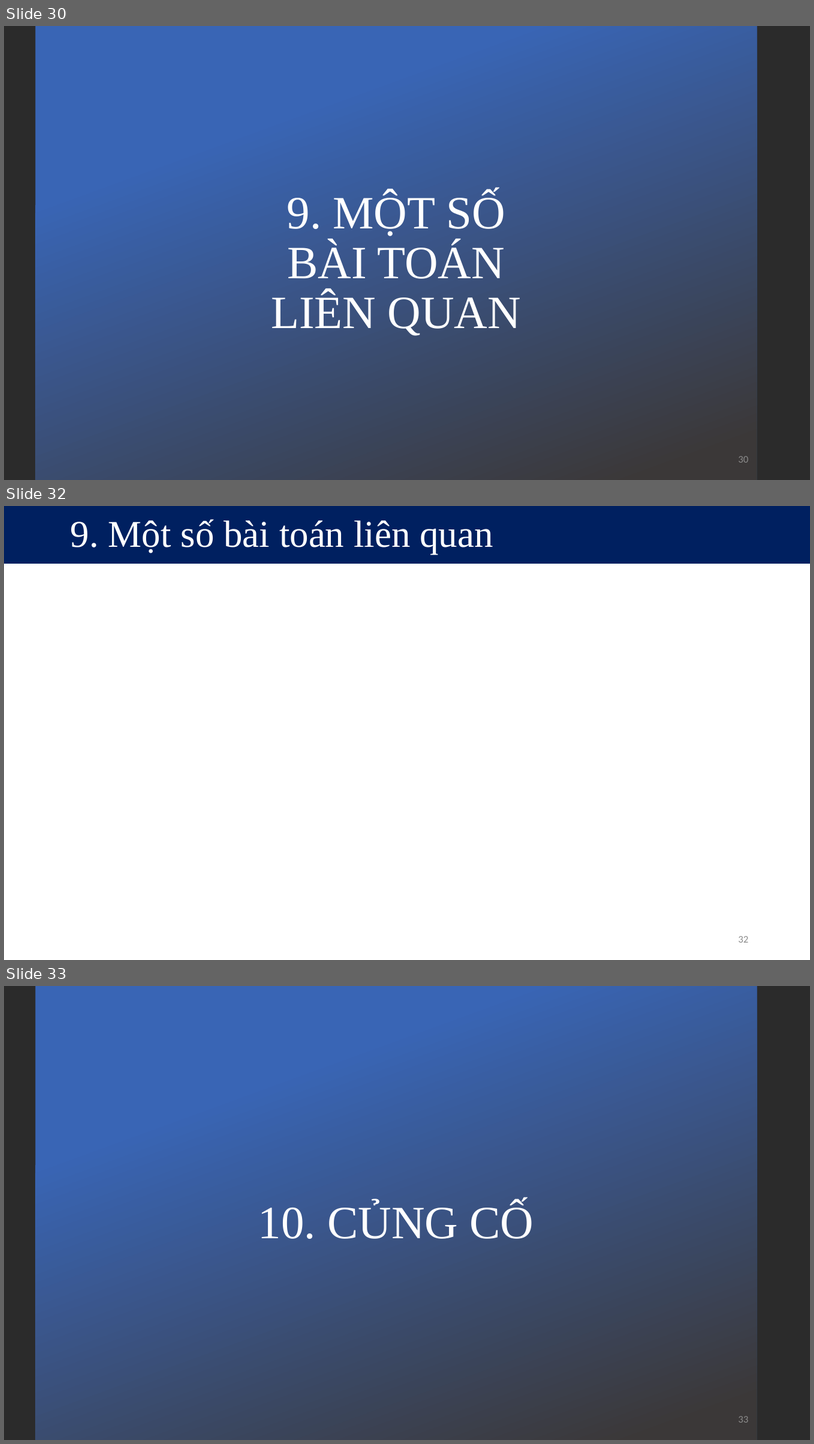
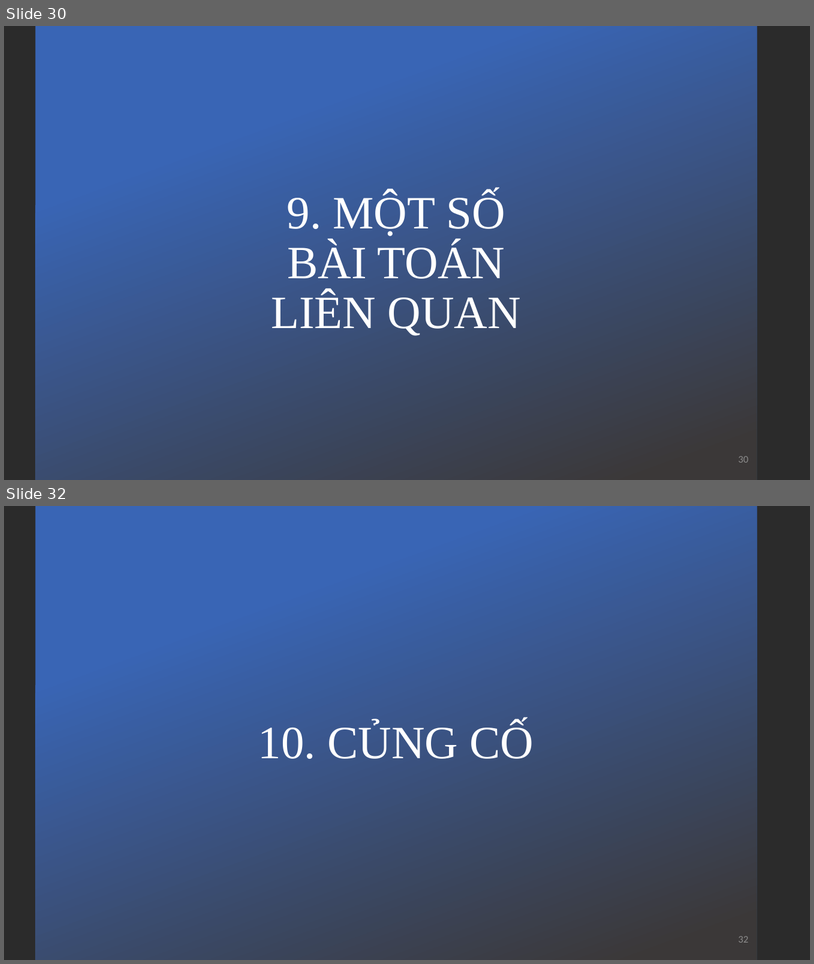
Before and after one commit to kieuconghau/lthdt-18clc1-09, a slide deck: Design Patterns/Design Patterns [Official]/Visitor/Visitor Design Pattern [Official].pptx. Shown one above the other, each under a label of ours: slides 30, 32 and 33 before the commit, slides 30 and 32 after it; the slides between them are not shown. The pictures are 814x1444 and 814x964 pixels, drawn with LibreOffice and Linux fonts; fonts in the diff are those of the drawing; background and template pictures are left out; a plain dark background stands for a picture behind light text. Boxes give left, top, right and bottom in pixels: in the first picture for what was removed or moved away, otherwise in the second. Text is boxed around its words. In the diff, an @@ line names an element or a change of style, - is before the commit and + after.

```diff
--- a/Design Patterns/Design Patterns [Official]/Visitor/Visitor Design Pattern [Official].pptx
+++ b/Design Patterns/Design Patterns [Official]/Visitor/Visitor Design Pattern [Official].pptx
@@ slide 32 removed at (4, 506, 810, 960), background #FFFFFF @@
@@ title removed at (4, 506, 810, 564) @@
-9. Một số bài toán liên quan
@@ page number removed at (738, 936, 749, 942) @@
-32
@@ what was slide 33 is now slide 32 @@
@@ page number at (738, 936, 749, 942): text changed @@
-33
+32
```
Also in this commit, not shown: 4 slides changed, 2 slides added, 5 other files.
